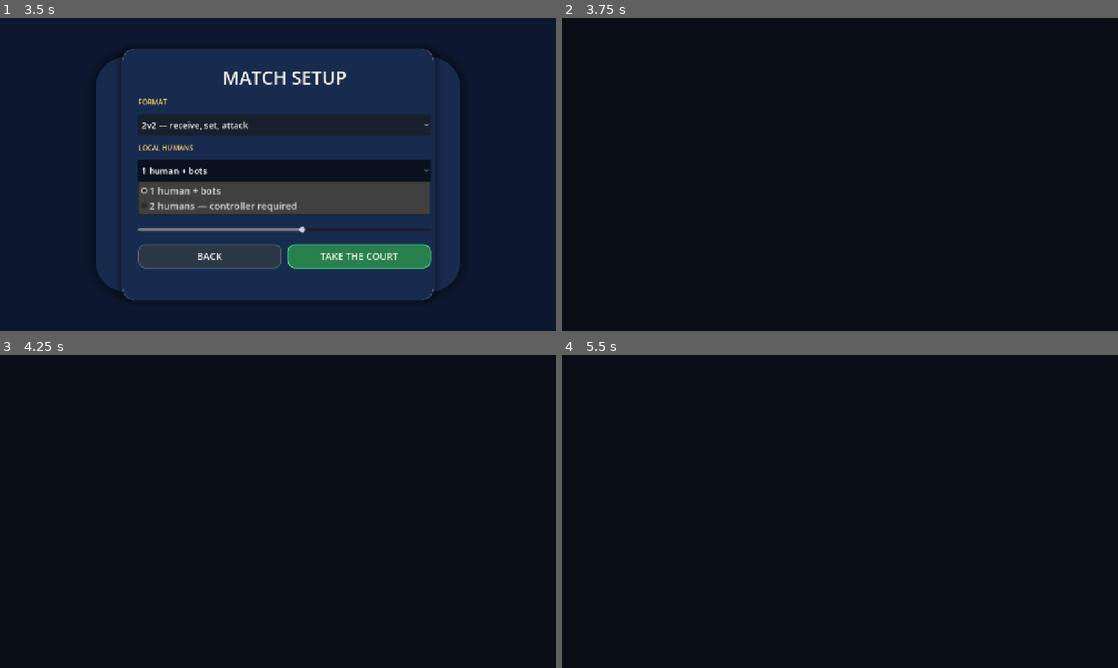
Above: before the commit, frames 1-4 (two rows, left to right).
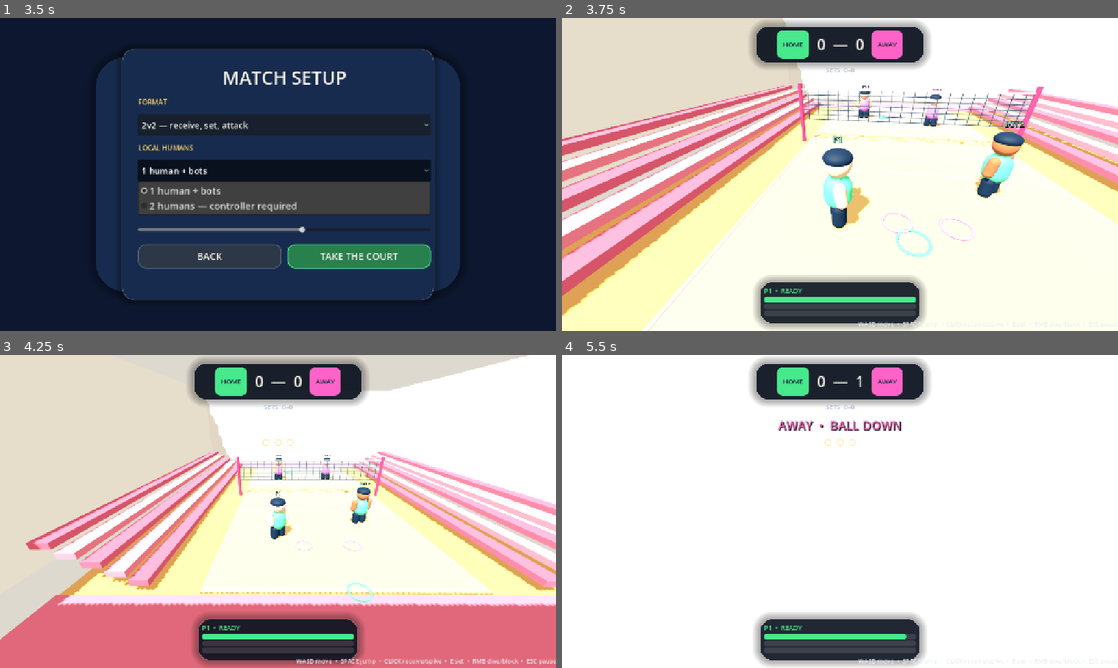
Above: after the commit, the same moments.

Repository: 05razvan/volleyball-game
Game: Godot game, scene res://scenes/main.tscn
Two runs of this game, one before a commit and one after it. Both use one fixed random seed, a clock stepped at 60 frames per second and the inputs below.
Inputs (mouse positions are in pixels of both pictures, inside the frame that each line leads up to):
- Up to frame 1 (3.5 s): click "CLICK OR PRESS TO START" at 0.5 s; click "PLAY MATCH" at 1.25 s; click "2v2 — receive, set, attack" at 2 s; click "1 human + bots" at 2.75 s
- Up to frame 2 (3.75 s): click "TAKE THE COURT" at 3.5 s
- Up to frame 3 (4.25 s): no input
- Up to frame 4 (5.5 s): move the mouse to (962, 495) at 4.27 s; hold D (move_right) 4.28-5.03 s; hold Alt (dash) 4.28-5.03 s; click (962, 495) at 4.42 s; tap Space (jump) at 4.52, 5.27 s; move the mouse to (728, 527) at 5.02 s; hold S (move_back) from 5.03 s (still down); click (728, 527) at 5.1 s

Frame 1 is identical in both runs. In frame 2, 98% of the frame differs, in the area x 0-100%, y 0-100%; in frame 3, 96%; in frame 4, 98%.
Error before the commit: Parse Error: Cannot infer the type of "x" variable because the value doesn't have a set type. (res://scripts/volleyball_game.gd:106)

Commit message:
Resolve strict GDScript type inference

Diff:
--- a/scripts/volley_player.gd
+++ b/scripts/volley_player.gd
@@ -191,7 +191,7 @@
 				else:
 					primary = true
 	else:
-		var server := game.get_server()
+		var server: VolleyPlayer = game.get_server()
 		if server == self:
 			target = global_position
 			ai_timer += delta
--- a/scripts/volleyball_game.gd
+++ b/scripts/volleyball_game.gd
@@ -103,8 +103,8 @@
 	_add_box("RightWall", Vector3(0.3, 8.0, 28.0), Vector3(11.0, 4.0, 0.0), Color("e1ddd4"), false)
 	for side in [-1.0, 1.0]:
 		for row in range(5):
-			var x := side * (6.5 + row * 0.62)
-			var height := 0.32 + row * 0.34
+			var x: float = side * (6.5 + row * 0.62)
+			var height: float = 0.32 + row * 0.34
 			_add_box("Bleacher", Vector3(0.62, 0.22, 18.0), Vector3(x, height, 0.0), Color("c94f68") if row % 2 == 0 else Color("e1687e"), false)
 	for z in [-13.82, 13.82]:
 		for x in [-7.2, -2.4, 2.4, 7.2]:
